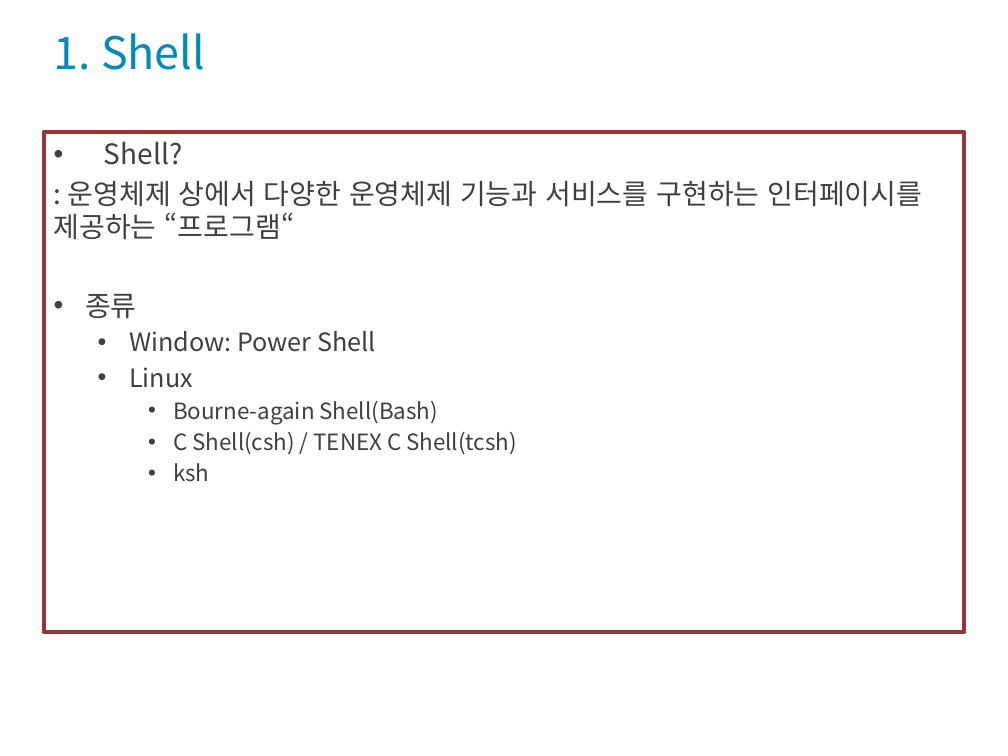
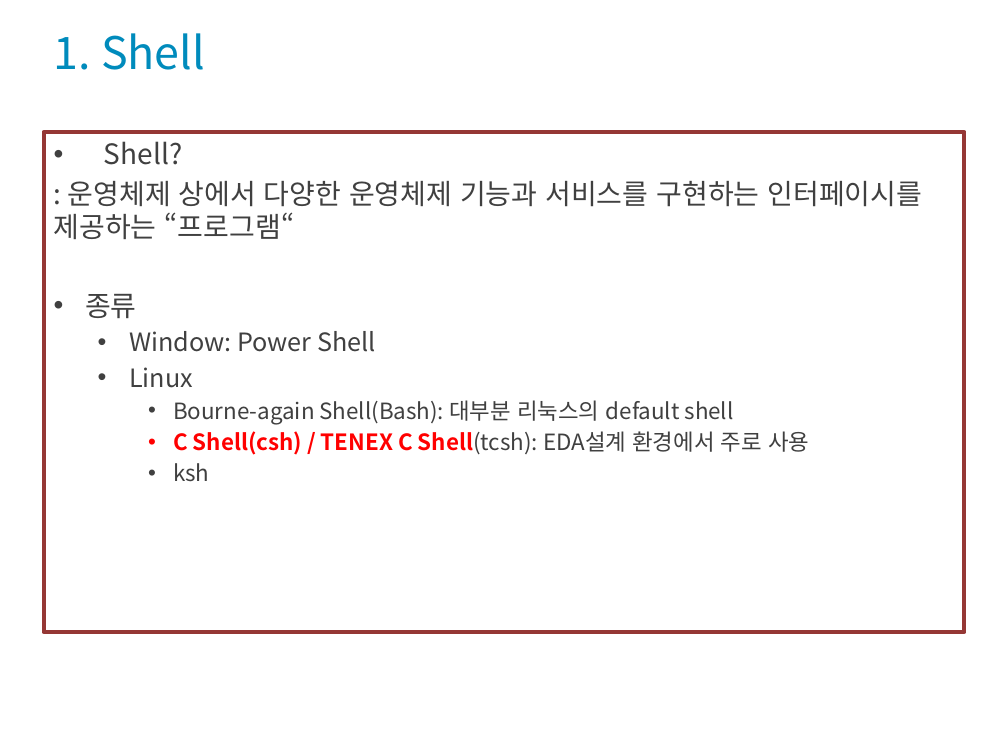
Before and after one commit to codefoolosopher/linuxedu, a slide deck: slide 3 of portfolio/Linux_OS_System_2022_1_s6.pptx. Drawn at 1008x756 pixels with LibreOffice and Linux fonts; fonts in the diff are those of the drawing; background and template pictures are left out. Boxes give left, top, right and bottom in pixels: in the first picture for what was removed or moved away, otherwise in the second. Text is boxed around its words. In the diff, an @@ line names an element or a change of style, - is before the commit and + after.

```diff
--- a/portfolio/Linux_OS_System_2022_1_s6.pptx
+++ b/portfolio/Linux_OS_System_2022_1_s6.pptx
@@ text at (173, 400, 809, 455): text changed @@
-    • Bourne-again Shell(Bash)
-    • C Shell(csh) / TENEX C Shell(tcsh)
+    • Bourne-again Shell(Bash): 대부분 리눅스의 default shell
+    • C Shell(csh) / TENEX C Shell(tcsh): EDA설계 환경에서 주로 사용
```
Also in this commit, not shown: 7 other slides changed, 2 slides added.
